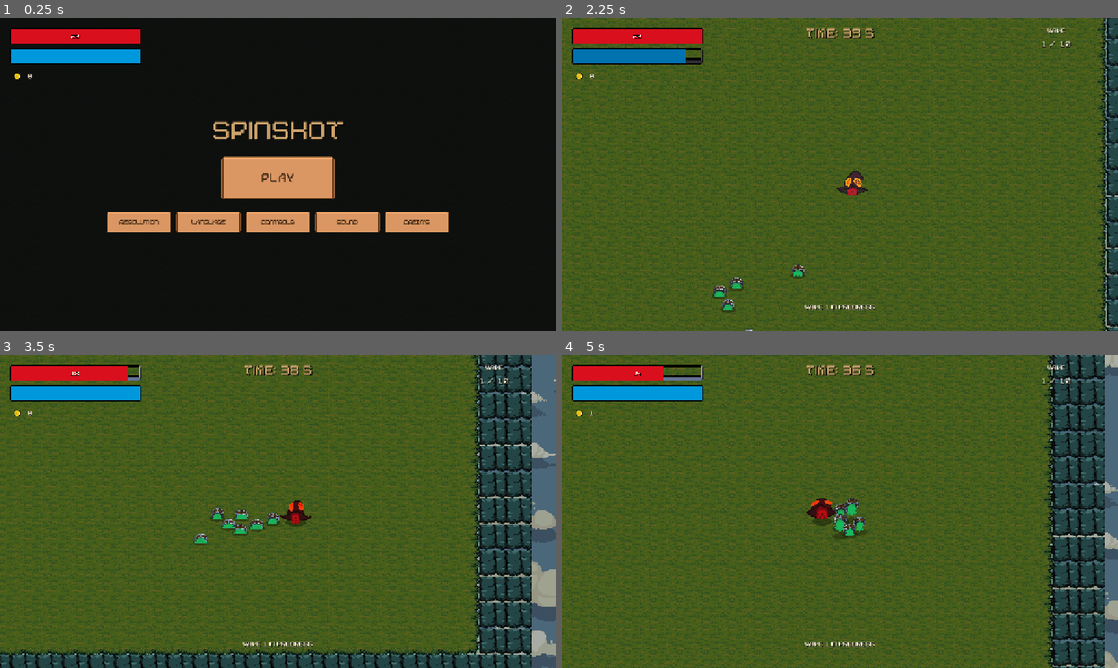
Above: before the commit, frames 1-4 (two rows, left to right).
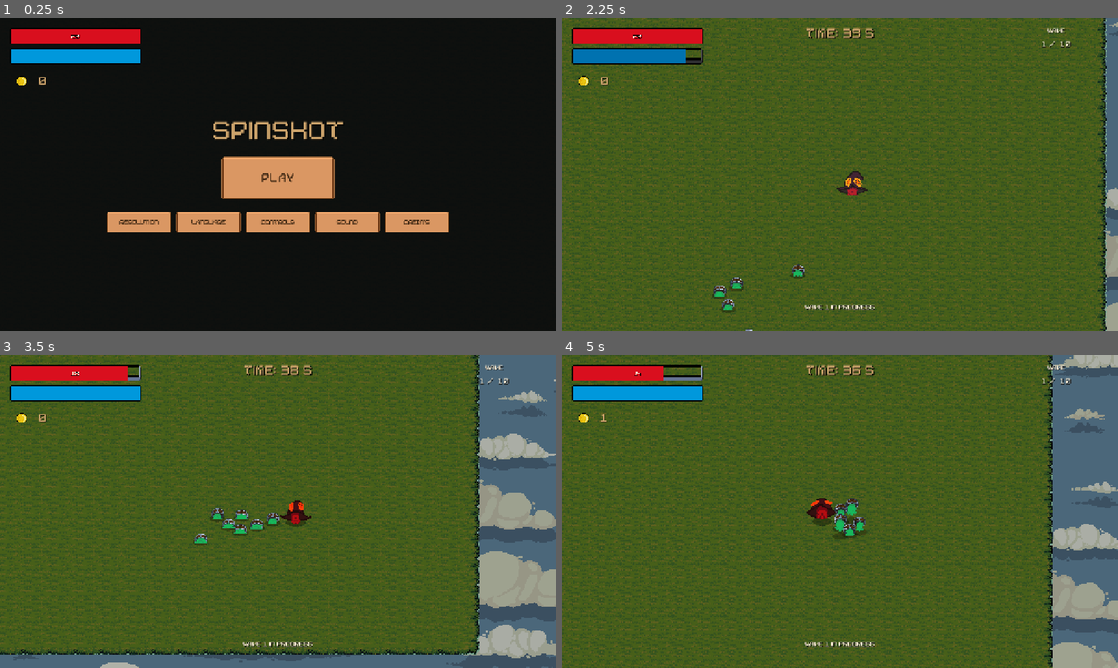
Above: after the commit, the same moments.

Repository: 4FCC/spinshot
Game: Godot game, scene res://Scenes/GameMode.tscn
Same seed, same stepped clock (60 frames per second), same inputs: the game is played once before the commit and once after it.
Inputs (mouse positions are in pixels of both pictures, inside the frame that each line leads up to):
- Up to frame 1 (0.25 s): no input
- Up to frame 2 (2.25 s): click (840, 177) at 0.5 s; tap Enter at 1.25 s; move the mouse to (962, 158) at 1.27 s; hold D (Derecha) 1.28-2.03 s; tap Space (dodge) at 1.35 s; move the mouse to (728, 190) at 2.02 s; hold S (Abajo) from 2.03 s (still down); tap N (end_wave) at 2.1 s
- Up to frame 3 (3.5 s): move the mouse to (333, 442) at 2.77 s; release S (Abajo) at 2.78 s; hold D (Derecha) from 2.78 s (still down); hold Right mouse button (shoot) from 2.78 s (still down)
- Up to frame 4 (5 s): move the mouse to (812, 574) at 3.52 s; release D (Derecha) at 3.53 s; release Right mouse button (shoot) at 3.53 s; hold W (Arriba) 3.53-4.28 s; click (812, 574) at 3.6 s; move the mouse to (1006, 558) at 4.27 s; hold A (Izquierda) from 4.28 s (still down); hold B (spawn_boss) from 4.28 s (still down)

The runs differ from the first frame. In frame 1, less than 0.1% of the frame differs, in the area x 2-9%, y 17-22%; in frame 2, 1.9%; in frame 3, 12%, in the area x 0-96%, y 0-100%; in frame 4, 8.6%.

Commit message:
Remove ugly stone border and enlarge coin UI
- floor_builder now paints only the grass field (no stone ring). Collision
  walls (Walls node) and enemy navigation bounds (ARENA_MIN/MAX) are
  independent, and grass spawn detection ignores stone, so nothing breaks.
  Set stone_border > 0 to restore it if ever wanted.
- HUD coin icon enlarged (32 -> 52 px) and the coin count is bigger and
  gold (font 30) so it reads clearly.

Co-Authored-By: Claude Opus 4.8 <noreply@anthropic.com>
Claude-Session: https://claude.ai/code/session_01EVFDgn2qQnY3SEDFH6Bwyc

Diff:
--- a/Scenes/Player.tscn
+++ b/Scenes/Player.tscn
@@ -70,7 +70,7 @@
 offset_left = 24.0
 offset_top = 24.0
 offset_right = 324.0
-offset_bottom = 140.0
+offset_bottom = 160.0
 
 [node name="HealthBar" type="TextureProgressBar" parent="HUD/Root" unique_id=1860341355]
 texture_filter = 1
@@ -116,13 +116,13 @@
 [node name="Coins" type="HBoxContainer" parent="HUD/Root" unique_id=1785184110]
 layout_mode = 0
 offset_top = 92.0
-offset_right = 200.0
-offset_bottom = 128.0
-theme_override_constants/separation = 8
+offset_right = 220.0
+offset_bottom = 150.0
+theme_override_constants/separation = 12
 
 [node name="CoinIcon" type="TextureRect" parent="HUD/Root/Coins" unique_id=1785184111]
 texture_filter = 1
-custom_minimum_size = Vector2(32, 32)
+custom_minimum_size = Vector2(52, 52)
 layout_mode = 2
 texture = ExtResource("5_coin")
 expand_mode = 1
--- a/Scripts/billy.gd
+++ b/Scripts/billy.gd
@@ -151,6 +151,9 @@
 	# Aquí solo damos color/legibilidad al texto que va encima.
 	UiTheme.apply_label(health_label)
 	UiTheme.apply_label(coins_label)
+	# Contador de monedas más grande y dorado para que se lea bien (antes era pequeño).
+	coins_label.add_theme_font_size_override("font_size", 30)
+	coins_label.add_theme_color_override("font_color", UiTheme.GOLD)
 
 func _update_coins_ui(total: int) -> void:
 	coins_label.text = str(total)
--- a/Scripts/floor_builder.gd
+++ b/Scripts/floor_builder.gd
@@ -57,13 +57,14 @@
 		clouds.modulate = Color(dim_clouds, dim_clouds, dim_clouds, 1.0)
 
 func _build_floor() -> void:
-	# Anillo de piedra alrededor del césped
-	for y in range(-stone_border, height + stone_border):
-		for x in range(-stone_border, width + stone_border):
-			if x >= 0 and x < width and y >= 0 and y < height:
-				ground.set_cell(Vector2i(x, y), SOURCE_ID, _tile_for(x, y))
-			else:
-				ground.set_cell(Vector2i(x, y), SOURCE_ID, TILE_STONE)
+	# Solo césped (sin anillo de piedra: quedaba feo en los bordes). Los muros de
+	# colisión los pone la escena (nodo Walls) y los límites de navegación de los
+	# enemigos son las constantes ARENA_MIN/MAX, así que esto no rompe nada.
+	# Si en el futuro se quisiera un borde, basta con poner stone_border > 0 y
+	# restaurar el anillo aquí.
+	for y in range(height):
+		for x in range(width):
+			ground.set_cell(Vector2i(x, y), SOURCE_ID, _tile_for(x, y))
 
 func _tile_for(x: int, y: int) -> Vector2i:
 	var left := x == 0
